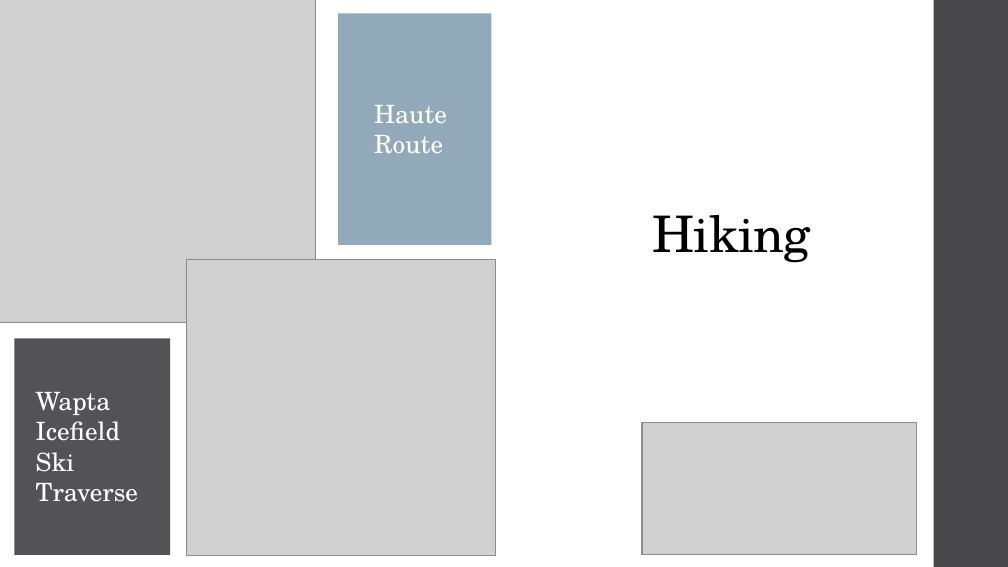
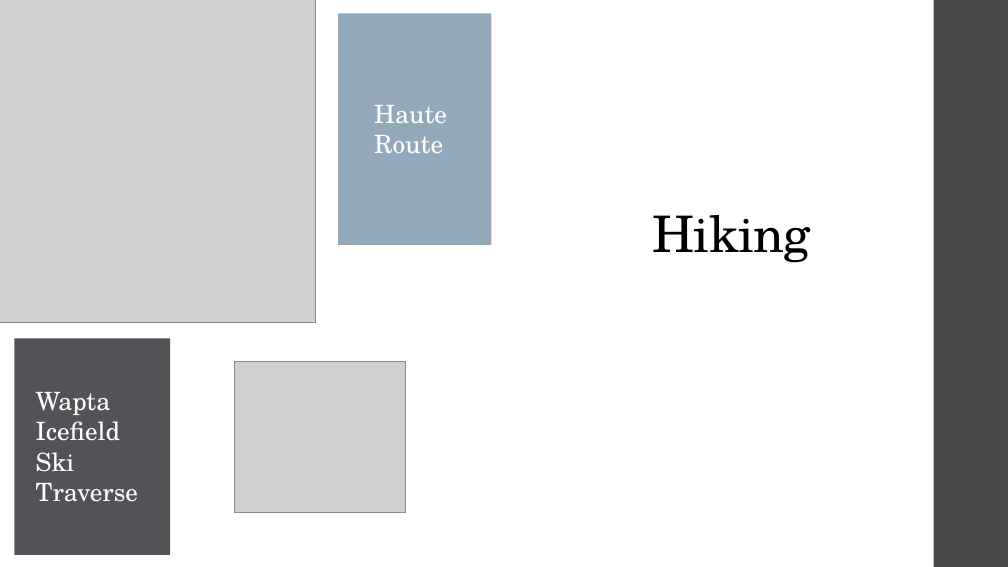
Before and after one commit to minhnh1394/PPT2019VN, a slide deck: slide 3 of Project1.pptx. Drawn at 1008x567 pixels with LibreOffice and Linux fonts; fonts in the diff are those of the drawing; grey boxes stand for pictures; background and template pictures are left out. Boxes give left, top, right and bottom in pixels: in the first picture for what was removed or moved away, otherwise in the second. Text is boxed around its words. In the diff, an @@ line names an element or a change of style, - is before the commit and + after.

```diff
--- a/Project1.pptx
+++ b/Project1.pptx
@@ picture removed at [186,260,495,556] @@
@@ picture added at [235,362,406,513] @@
@@ picture removed at [642,422,917,554] @@
```
Also in this commit, not shown: 3 other files.
